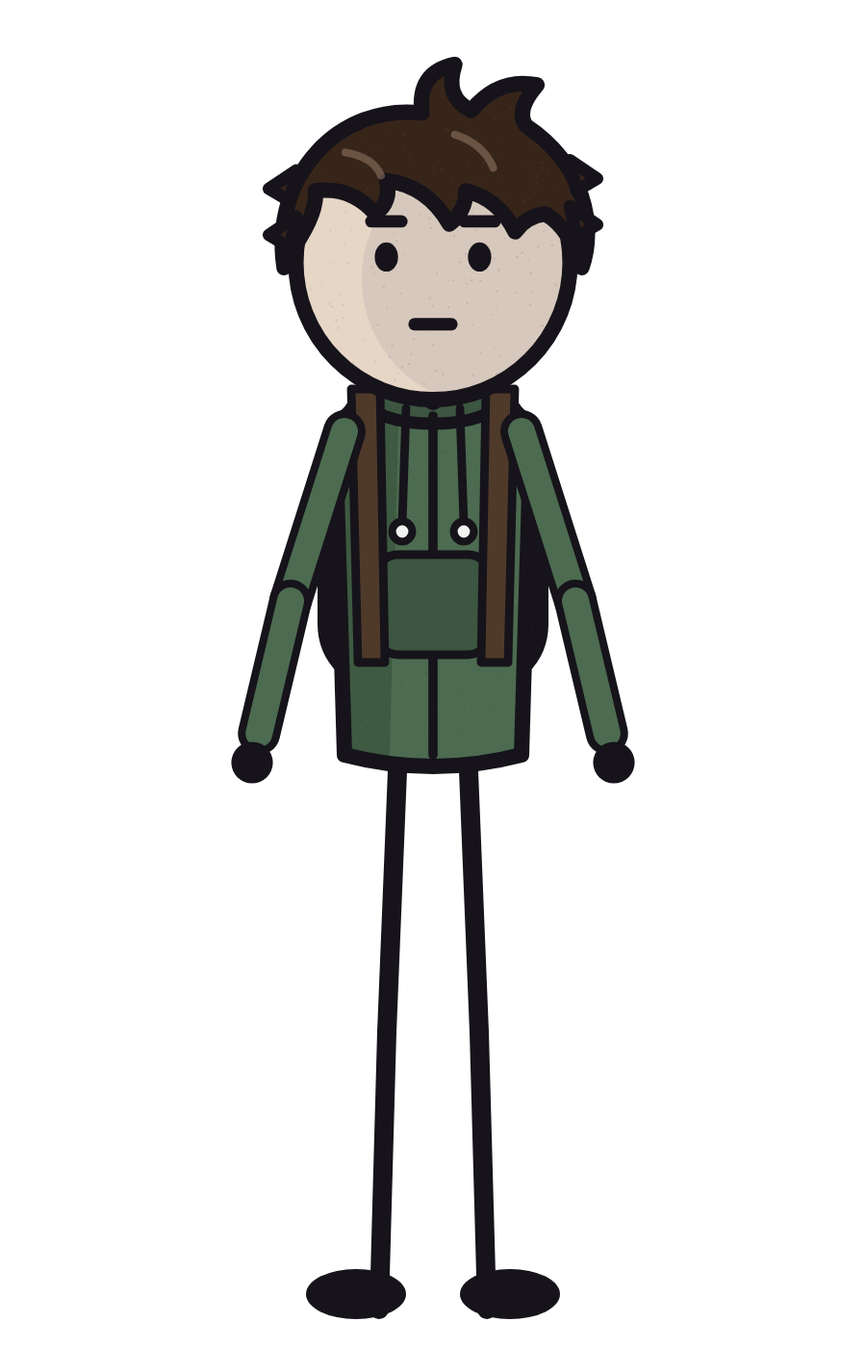
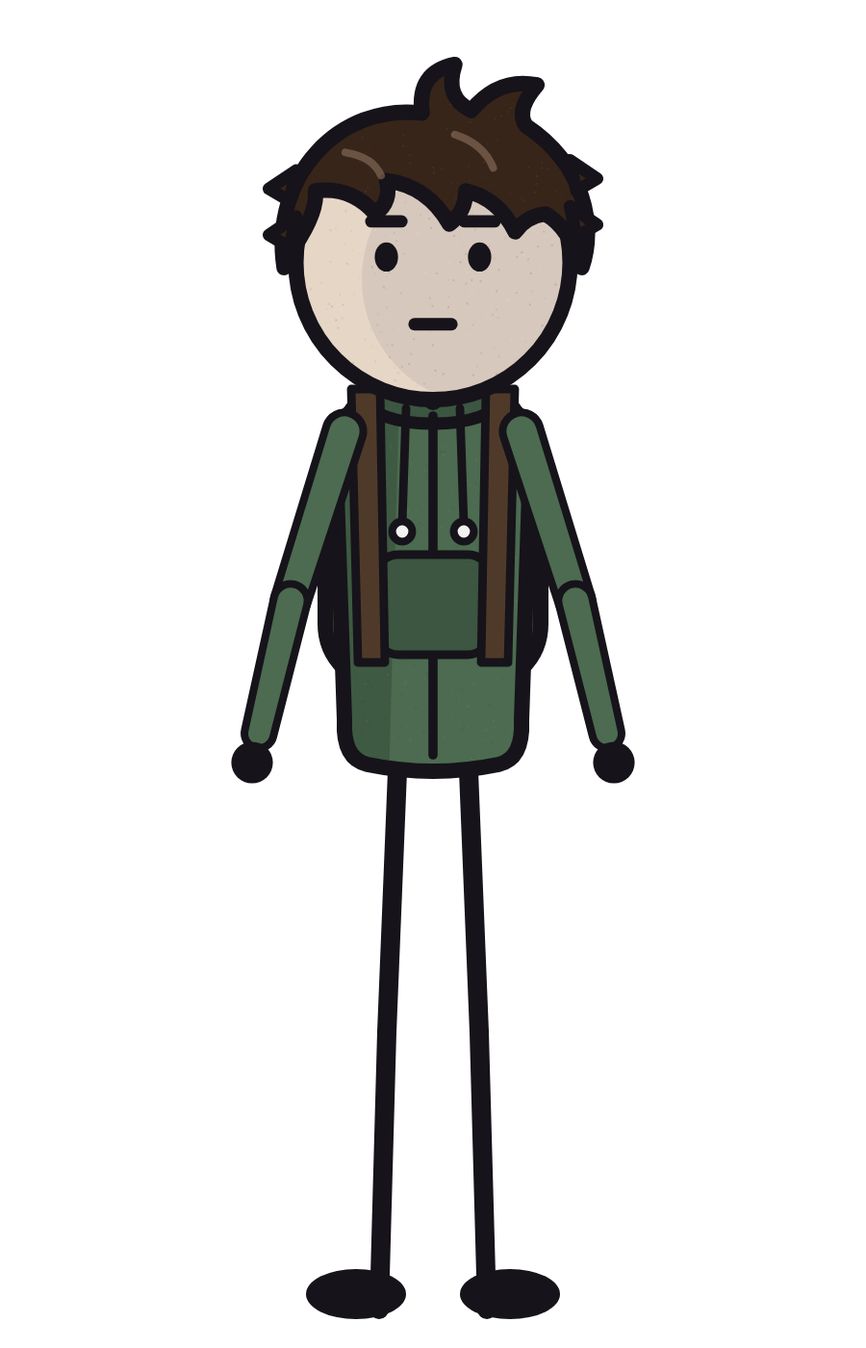
Layered file, before and after one edit (866 × 1348). Changes by layer:
painted on "forearm_l" over [554,579,629,752]
painted on "upperarm_l" over [498,408,597,622]
painted on "forearm_r" over [237,579,312,752]
painted on "upperarm_r" over [269,408,368,622]
painted on "torso" over [328,402,538,779]
